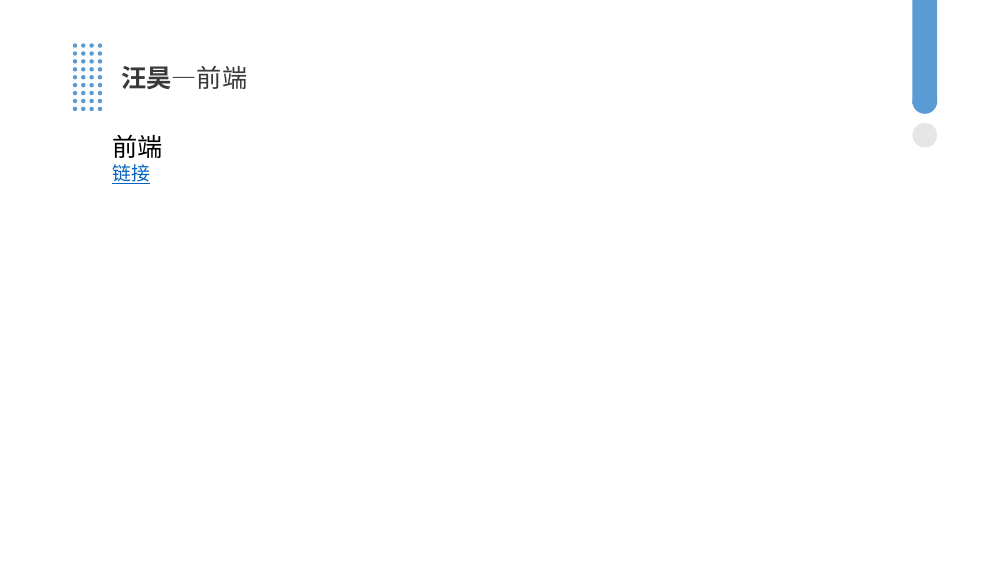
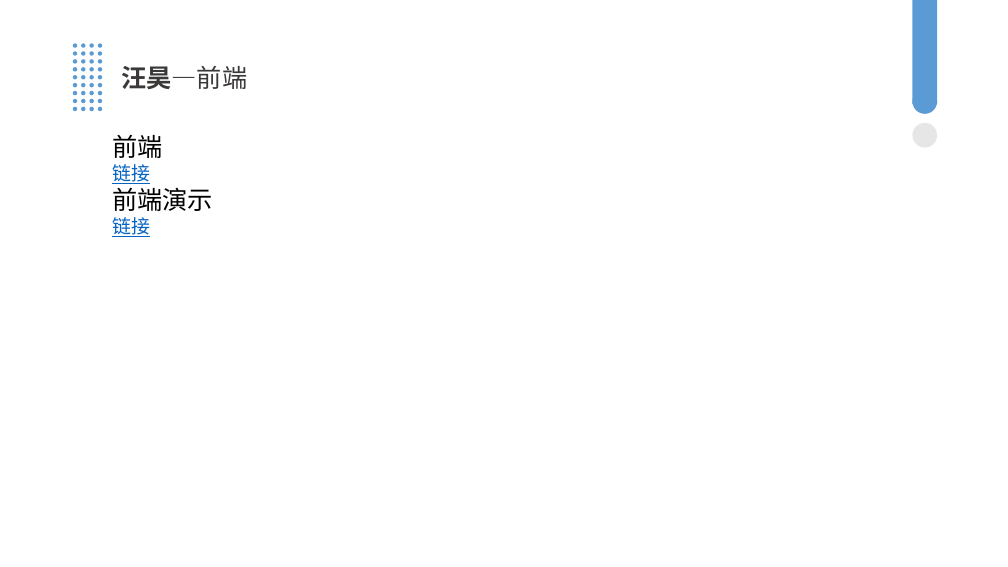
Before and after one commit to Starmoon30/Random-Shop, a slide deck: slide 17 of 第三次阶段性评审PPT.pptx. Drawn at 1008x567 pixels with LibreOffice and Linux fonts; fonts in the diff are those of the drawing. Boxes give left, top, right and bottom in pixels: in the first picture for what was removed or moved away, otherwise in the second. Text is boxed around its words. In the diff, an @@ line names an element or a change of style, - is before the commit and + after.

```diff
--- a/第三次阶段性评审PPT.pptx
+++ b/第三次阶段性评审PPT.pptx
@@ text at (x1=112, y1=188, x2=213, y2=237): paragraphs added @@
+前端演示
+链接
```
Also in this commit, not shown: 3 other slides changed, 1 slide added, 43 other files.
